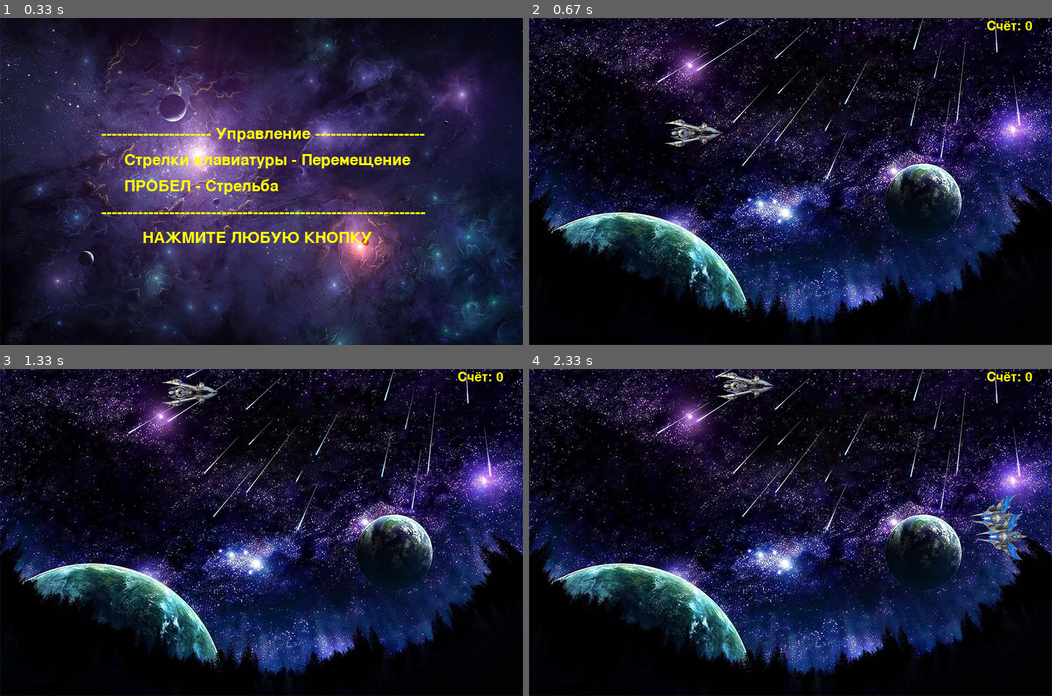
Above: before the commit, frames 1-4 (two rows, left to right).
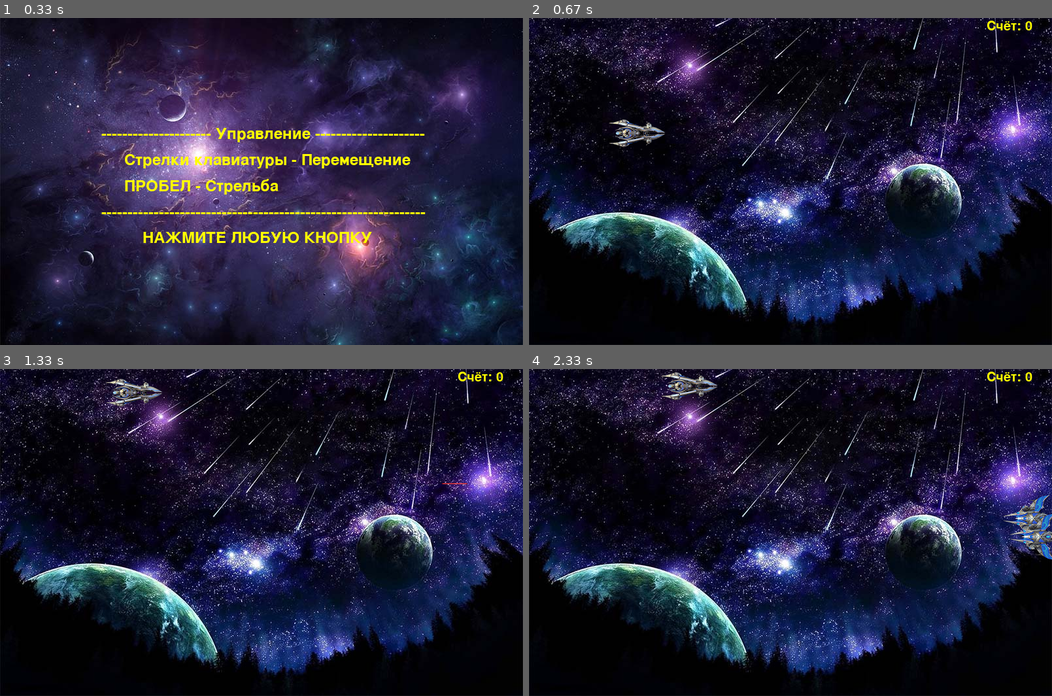
Above: after the commit, the same moments.

Repository: VNCompany/VNG-PYGAME-PROJECT
Game: pygame game, started from main.py
Two runs of this game, one before a commit and one after it. Both use one fixed random seed, a clock stepped at 60 frames per second and the inputs below.
Inputs:
- Up to frame 1 (0.33 s): no input
- Up to frame 2 (0.67 s): hold Right from 0.33 s (still down)
- Up to frame 3 (1.33 s): release Right at 0.8 s; hold Space 0.83-1.13 s; hold Up 0.83-1.13 s; hold Up from 1.17 s (still down)
- Up to frame 4 (2.33 s): release Up at 1.47 s; hold Right 1.5-1.97 s; hold Left from 2 s (still down)

Frame 1 is identical in both runs. In frame 2, 0.9% of the frame differs, in the area x 15-37%, y 30-40%; in frame 3, 0.9%; in frame 4, 2.6%, in the area x 25-100%, y 0-59%.

Commit message:
#9. Added black hole. Updated game.

Diff:
--- a/defines.py
+++ b/defines.py
@@ -15,9 +15,10 @@
               "         НАЖМИТЕ ЛЮБУЮ КНОПКУ"
               ]
 
-SCORE_TEXT = ["-------------- Итоги --------------",
+SCORE_TEXT = ["------------------- Итоги -------------------",
               "    Счёт: {0}",
-              "---------------------------------------"]
+              "    Пройденных уровней: {1}",
+              "-------------------------------------------------"]
 
 IMAGE_MAPS = [
     "images/planet_1.jpg",
--- a/includes.py
+++ b/includes.py
@@ -48,17 +48,18 @@
         clock.tick(fps)
 
 
-def score_screen(text: list, screen, clock, fps, score):
+def score_screen(text: list, screen, clock, fps, score, level_count):
     bg = load_image("images/background.jpg")
     screen.blit(bg, (0, 0))
     font = pygame.font.Font(None, 35)
-    txt_pos = 190
+    txt_pos = 170
     for string in text:
-        s = font.render(string.replace("{0}", score), 1, (255, 255, 0))
+        s = font.render(string.replace("{0}", score).replace("{1}", level_count),
+                        1, (255, 255, 0))
         s_rect = s.get_rect()
         txt_pos += 15
         s_rect.y = txt_pos
-        s_rect.x = 250
+        s_rect.x = 200
         txt_pos += s_rect.height
         screen.blit(s, s_rect)
 
--- a/main.py
+++ b/main.py
@@ -10,6 +10,7 @@
 from objects.laser import Laser
 from objects.enemy import Enemy
 from objects.meteorite import Meteorite
+from objects.blackhole import Blackhole
 
 pygame.init()
 
@@ -81,6 +82,8 @@
 laser_group = pygame.sprite.Group()
 
 enemy_group = pygame.sprite.Group()
+
+blackhole_group = pygame.sprite.Group()
 
 
 def generate_enemies(count: int, q: int, speed=3):
@@ -107,7 +110,8 @@
 def load_level(lvl: Level):
     global status, SCORE
     generate_enemies(lvl.enemy, lvl.quality, lvl.enemy_speed)
-
+    slider_pos_x = 0
+    status = G_STATUS_STOPPED
     running = True
     while running:
         pressed = pygame.key.get_pressed()
@@ -195,22 +199,40 @@
             if lvl.id == 6:
                 status = G_STATUS_WIN
             else:
-                return
+                blackhole_group.draw(screen)
+                blackhole_group.update()
+
+                for blackhole in blackhole_group:
+                    if pygame.sprite.collide_mask(player, blackhole):
+                        wav_teleportation.play()
+                        return
+
+        if -1 < slider_pos_x < 800:
+            pygame.draw.rect(screen, (0, 0, 0), pygame.Rect(slider_pos_x, 0, 800, 500))
+            slider_pos_x += 50
+        elif slider_pos_x != -1:
+            slider_pos_x = -1
+            status = G_STATUS_PLAYING
 
         pygame.display.flip()
         clock.tick(FPS)
 
 
+level_count = 0
 for level in levels:
+    Blackhole(s_blackhole, blackhole_group)
+
     load_level(level)
 
     # Closing level
     player.rect.x = 100
     player.rect.y = 150
+    blackhole_group.empty()
 
     if status != G_STATUS_PLAYING:
+        level_count = level.id - 1
         break
 
-score_screen(SCORE_TEXT, screen, clock, FPS, str(SCORE))
+score_screen(SCORE_TEXT, screen, clock, FPS, str(SCORE), str(level_count))
 
 pygame.quit()
--- /dev/null
+++ b/objects/blackhole.py
@@ -0,0 +1,15 @@
+import pygame
+
+
+class Blackhole(pygame.sprite.Sprite):
+    def __init__(self, image, group):
+        super(Blackhole, self).__init__(group)
+        self.image = image
+        self.mask = pygame.mask.from_surface(image)
+        self.rect = image.get_rect()
+        self.rect.y = (500 - self.rect.height) // 2
+        self.rect.x = 1000 + self.rect.width
+
+    def update(self):
+        if 800 - (self.rect.x + self.rect.width) < 40:
+            self.rect = self.rect.move(-8, 0)
